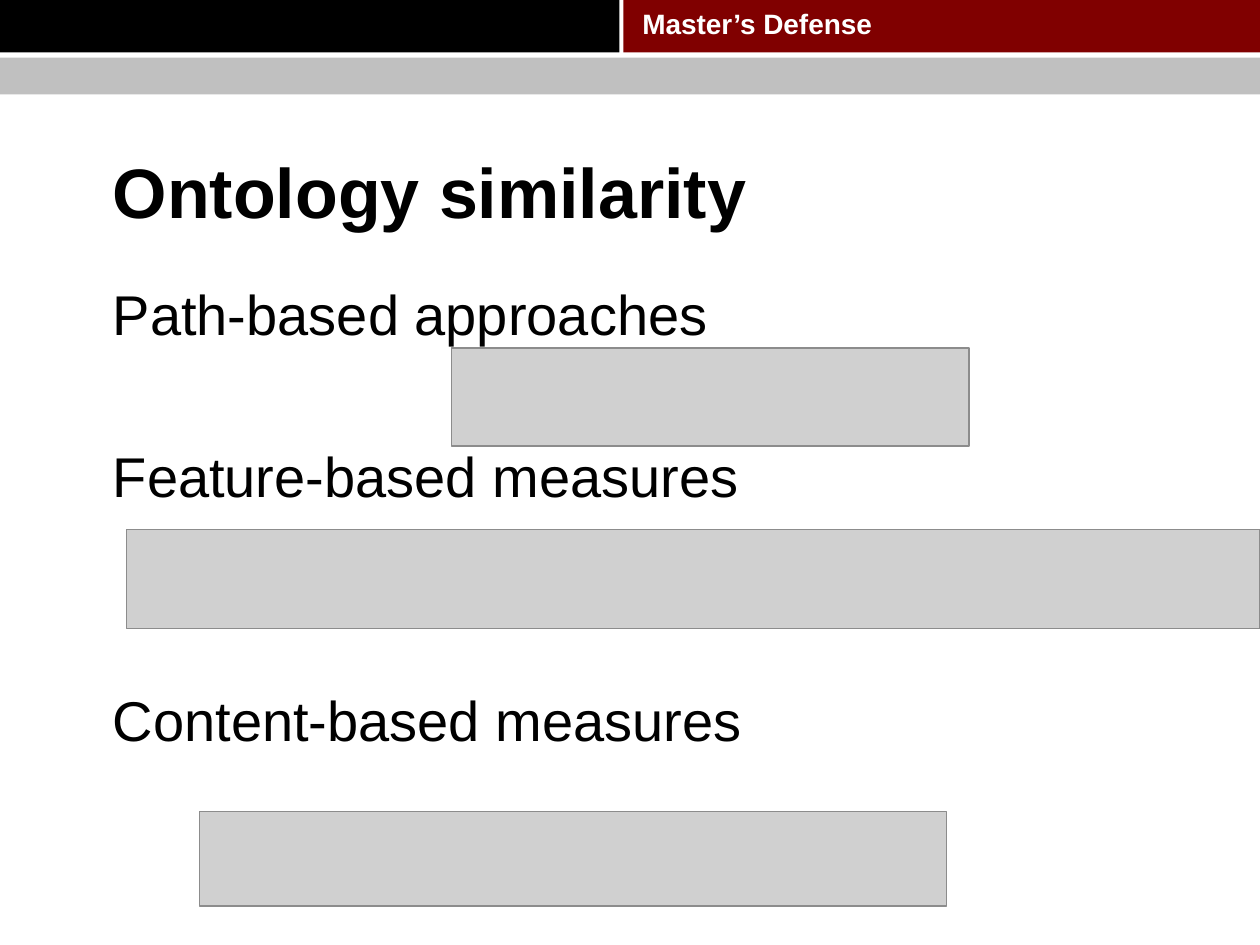
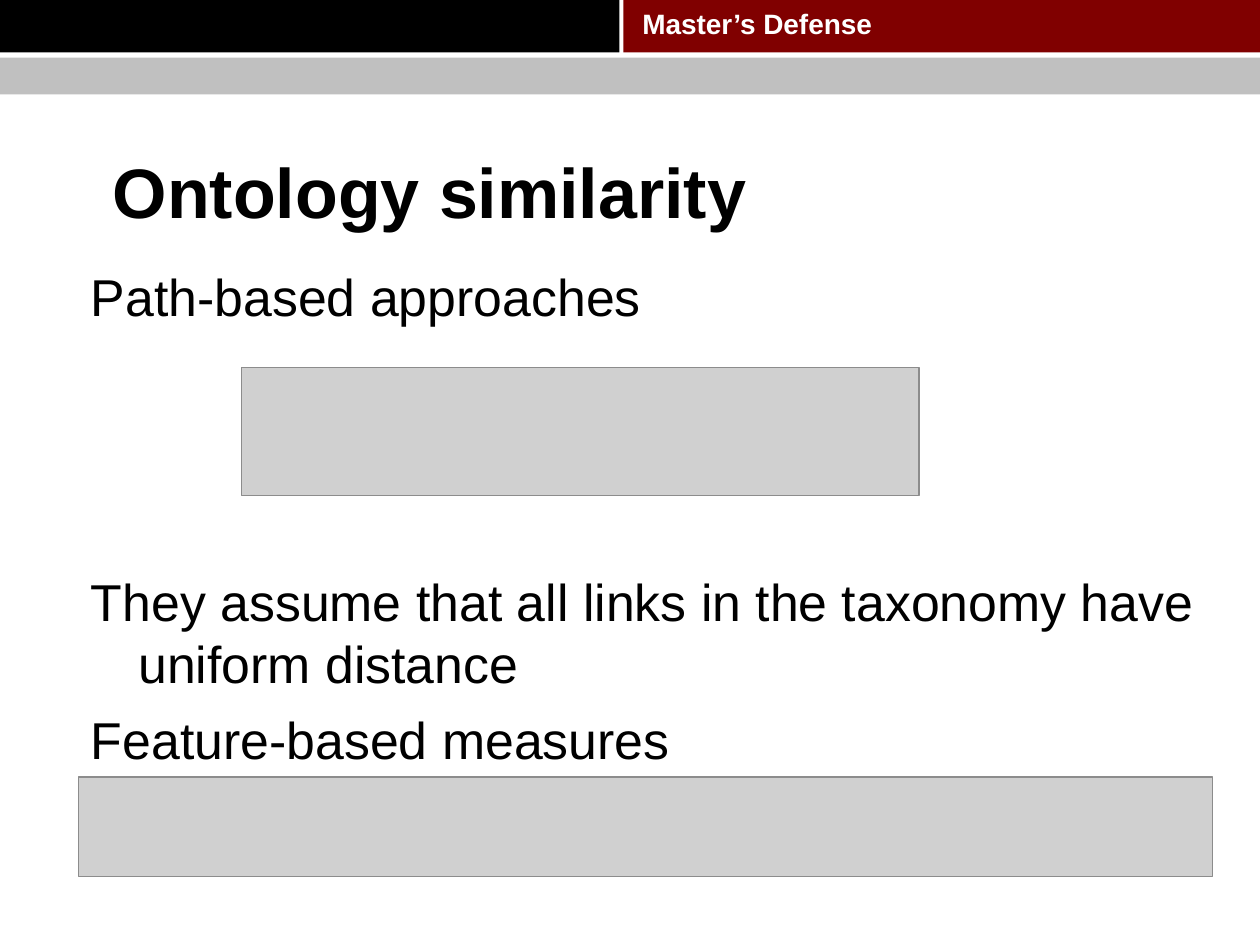
Before and after one commit to pkushiqiang/thesis, a slide deck: slide 46 of media/Master's thesis.pptx (slide 47 before the commit). Drawn at 1260x945 pixels with LibreOffice and Linux fonts; fonts in the diff are those of the drawing; grey boxes stand for pictures; background and template pictures are left out. Boxes give left, top, right and bottom in pixels: in the first picture for what was removed or moved away, otherwise in the second. Text is boxed around its words. In the diff, an @@ line names an element or a change of style, - is before the commit and + after.

Commit message:
update

```diff
--- a/media/Master's thesis.pptx
+++ b/media/Master's thesis.pptx
@@ text "Path-based approaches": place and size @@
-text "Path-based approaches" at bbox=[113, 294, 742, 742]
+text "Path-based approaches" at bbox=[91, 278, 1193, 760]
@@ text at bbox=[91, 278, 669, 760]: size 32 to 29.6 pt in "Path-based approaches", "Feature-based measures" @@
@@ picture: place and size @@
-picture at bbox=[451, 348, 969, 446]
+picture at bbox=[242, 368, 920, 496]
@@ text at bbox=[91, 583, 1193, 684]: paragraph added @@
+They assume that all links in the taxonomy have uniform distance
@@ text at bbox=[113, 700, 742, 742]: paragraph removed @@
-Content-based measures
@@ picture: place and size @@
-picture at bbox=[126, 529, 1260, 629]
+picture at bbox=[78, 777, 1212, 877]
@@ picture removed at bbox=[199, 811, 946, 906] @@
```
Also in this commit, not shown: 11 other slides changed, 4 slides added, 3 slides removed.
